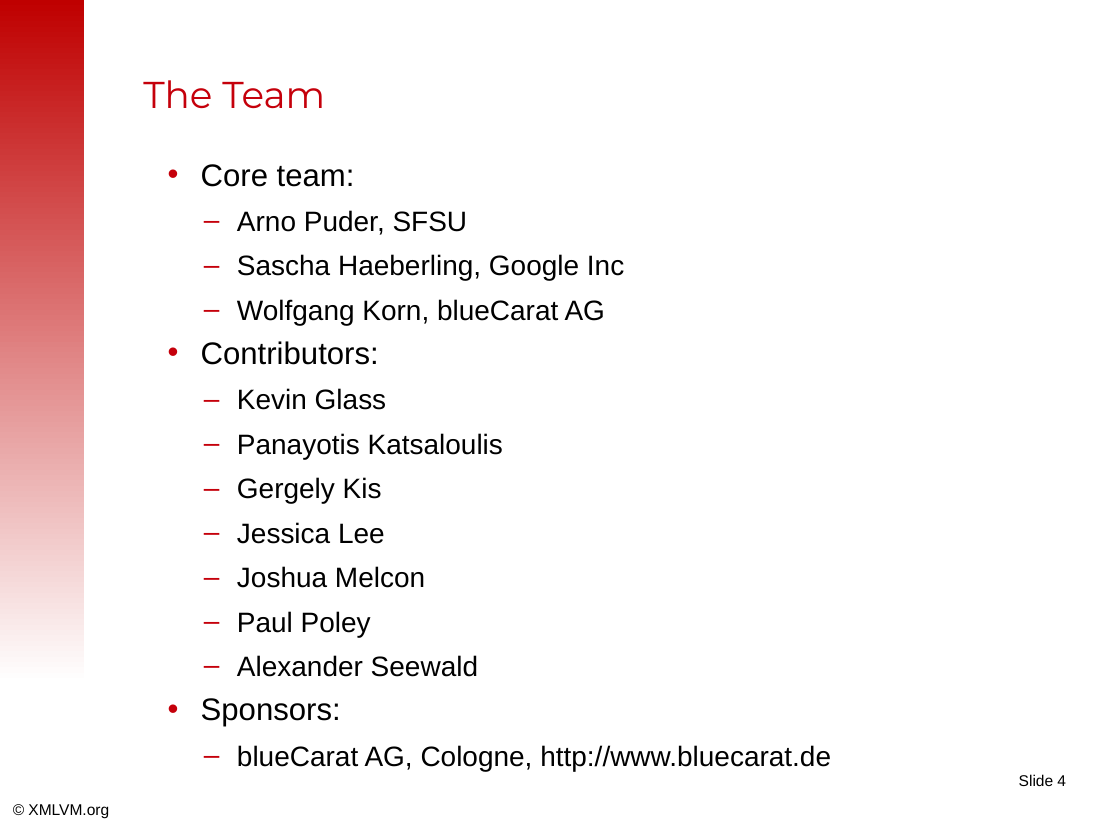
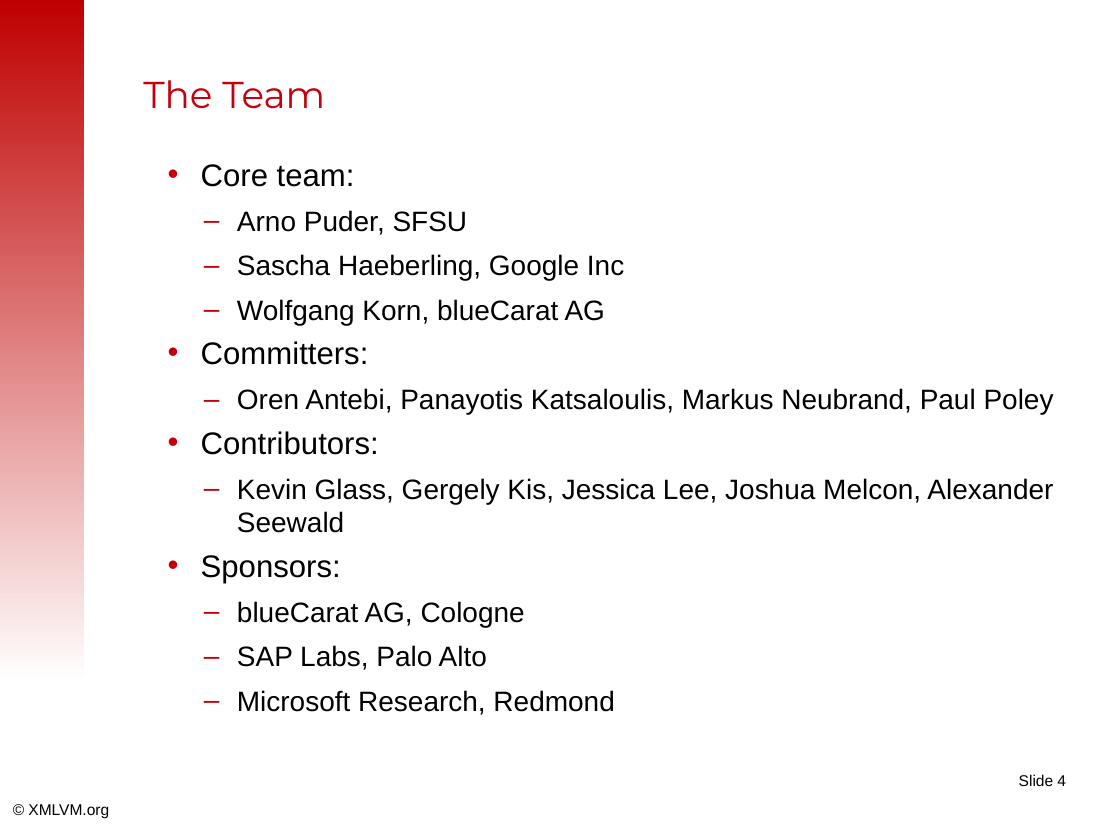
Before and after one commit to tisoft/xmlvm, a slide deck: slide 4 of doc/slides/android2iphone-master.odp. Drawn at 1120x840 pixels with LibreOffice and Linux fonts; fonts in the diff are those of the drawing; background and template pictures are left out. Boxes give left, top, right and bottom in pixels: in the first picture for what was removed or moved away, otherwise in the second. Text is boxed around its words. In the diff, an @@ line names an element or a change of style, - is before the commit and + after.

```diff
--- a/doc/slides/android2iphone-master.odp
+++ b/doc/slides/android2iphone-master.odp
@@ text at box(201, 341, 1054, 414): paragraphs added @@
+• Committers:
+  – Oren Antebi, Panayotis Katsaloulis, Markus Neubrand, Paul Poley
@@ text at box(237, 478, 1053, 533): text changed @@
-  – Kevin Glass
-  – Panayotis Katsaloulis
-  – Gergely Kis
-  – Jessica Lee
-  – Joshua Melcon
-  – Paul Poley
-  – Alexander Seewald
+  – Kevin Glass, Gergely Kis, Jessica Lee, Joshua Melcon, Alexander Seewald
@@ text at box(237, 601, 614, 715): text changed @@
-  – blueCarat AG, Cologne, http://www.bluecarat.de
+  – blueCarat AG, Cologne
+  – SAP Labs, Palo Alto
+  – Microsoft Research, Redmond
```
Also in this commit, not shown: 20 other slides changed, 4 slides added, 1 slide removed.
